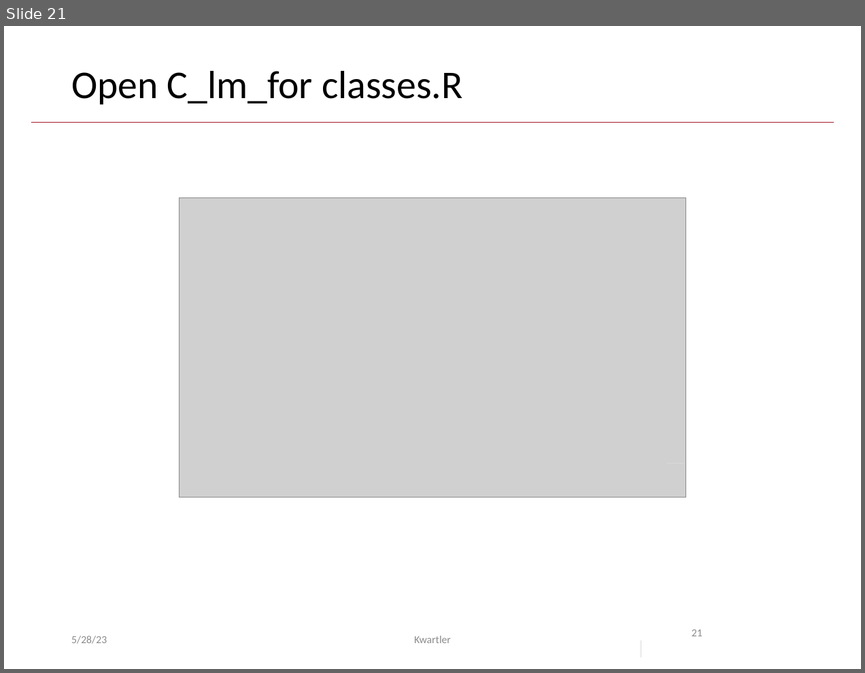
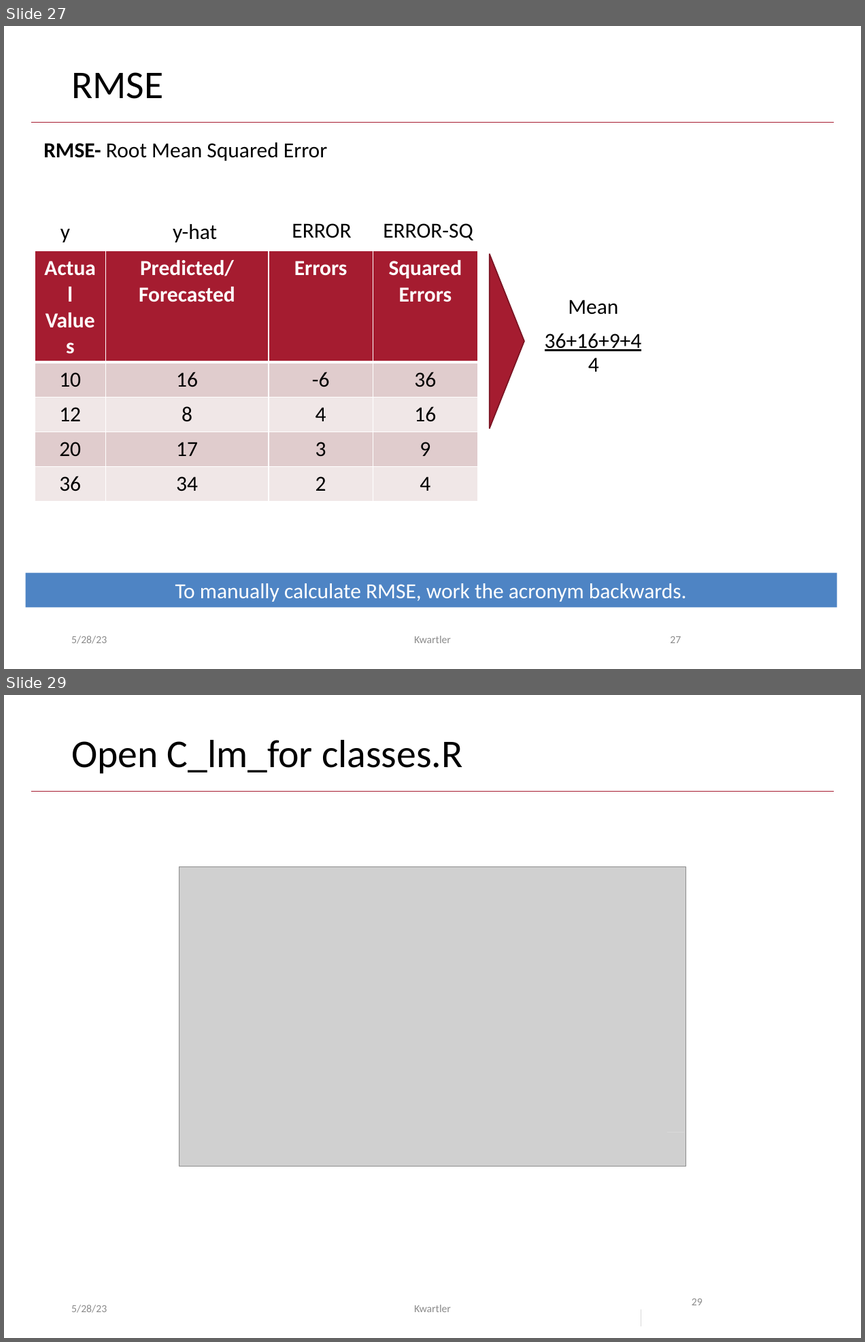
Before and after one commit to kwartler/GSERM_ICPSR, a slide deck: lessons/D_Supervised/A_regression.pptx. Shown one above the other, each under a label of ours: slide 21 before the commit, slides 27 and 29 after it; the slides between them are not shown. The pictures are 865x673 and 865x1342 pixels, drawn with LibreOffice and Linux fonts; fonts in the diff are those of the drawing; grey boxes stand for pictures; background and template pictures are left out. Boxes give left, top, right and bottom in pixels: in the first picture for what was removed or moved away, otherwise in the second. Text is boxed around its words. In the diff, an @@ line names an element or a change of style, - is before the commit and + after.

```diff
--- a/lessons/D_Supervised/A_regression.pptx
+++ b/lessons/D_Supervised/A_regression.pptx
@@ slide 27 added at box(4, 26, 861, 669), background #FFFFFF; not listed: 1 template element that a slide beside it also shows @@
@@ title added at box(71, 72, 163, 99), 33 pt, text #000000 @@
+RMSE
@@ text added at box(43, 142, 327, 161), 18 pt, text #000000 @@
+RMSE- Root Mean Squared Error
@@ text added at box(60, 229, 70, 242), 18 pt, text #000000 @@
+y
@@ text added at box(173, 224, 217, 242), 18 pt, text #000000 @@
+y-hat
@@ text added at box(292, 223, 351, 238), 18 pt, text #000000 @@
+ERROR
@@ text added at box(383, 223, 473, 241), 18 pt, text #000000 @@
+ERROR-SQ
@@ table added at box(35, 250, 478, 494), 5 rows, 4 columns @@
+Actual Values | Predicted/Forecasted | Errors | Squared Errors
+10 | 16 | -6 | 36
+12 | 8 | 4 | 16
+20 | 17 | 3 | 9
+36 | 34 | 2 | 4
@@ triangle added at box(490, 254, 524, 429), fill #A51C30, outline #7A1524 1 pt @@
@@ text added at box(568, 299, 618, 314), 18 pt, text #000000 @@
+Mean
@@ text added at box(545, 333, 642, 351), 18 pt, text #000000, underline @@
+36+16+9+4
@@ text added at box(588, 357, 599, 371), 18 pt, text #000000 @@
+4
@@ rectangle added at box(26, 573, 837, 607), fill #4E84C4, 18 pt, text #FFFFFF @@
+To manually calculate RMSE, work the acronym backwards.
@@ text added at box(71, 635, 107, 643), 9 pt, text #8C8C8C @@
+5/28/23
@@ text added at box(414, 635, 451, 643), 9 pt, text #8C8C8C @@
+Kwartler
@@ page number added at box(670, 636, 681, 643), 9 pt, text #8C8C8C @@
+27
@@ what was slide 21 is now slide 29 @@
@@ page number at box(691, 1298, 702, 1305): text changed @@
-21
+29
```
Also in this commit, not shown: 12 slides changed, 7 other slides added, 7 other files.
